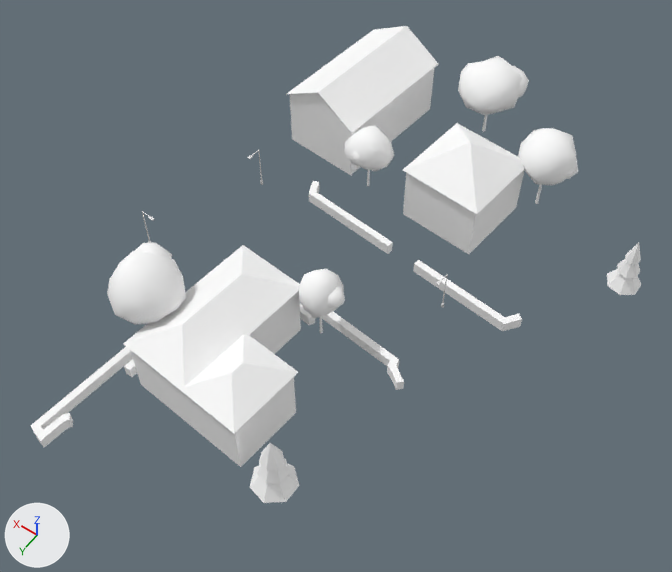
Before and after pictures for a commit that changed the glTF model cities/arlov-borggatan/pack/tiles/c-11_6.glb.
Both versions are drawn from a 50 mm camera at (-666.4, 445.7, 85.5) aimed at (-629.7, 394.3, 4.7). Lighting does not change. The marker at lower left points along +X, +Y and +Z. The picture after the commit comes second. Where no turn or scale is listed for an object, it has been applied to the vertices. Vertices at exactly the same position are counted once.

The first picture shows 'SM_Building_w208846718', 'SM_Building_w208846824', 'SM_Building_w208846838', 'SM_Street_Furniture_-11_6', 'SM_Trees_-11_6', 'SM_Wall_Hedge_-11_6'.
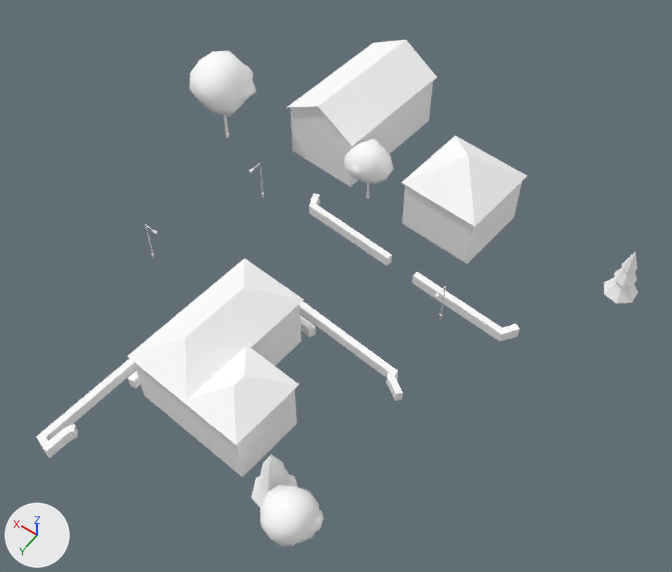
Where the change shows, as pixel boxes (x1, y1, x2, y2) in the pictures (672 x 572 px; the box of a moved part takes in the faces that stretch with it):
'SM_Building_w208846838', moved: before (123, 245, 301, 465); after (127, 258, 304, 476)
'SM_Trees_-11_6', reshaped, moved, rescaled (16% narrower, 11% taller): before (107, 56, 641, 503); after (189, 51, 638, 547)
'SM_Building_w208846718', moved: before (140, 26, 525, 467); after (144, 40, 527, 477)
'SM_Wall_Hedge_-11_6', moved: before (31, 181, 522, 447); after (36, 193, 519, 458)
'SM_Building_w208846824', moved: before (403, 170, 524, 253); after (402, 160, 522, 264)
'SM_Street_Furniture_-11_6', moved: before (142, 150, 448, 308); after (145, 163, 446, 319)
part 1 of me_sm_trees__11_6, moved or reshaped (not visible afterwards): before (320, 316, 323, 333)
part 2 of me_sm_trees__11_6, moved or reshaped (not visible before): after (224, 115, 229, 138)
part 3 of me_sm_trees__11_6, moved or reshaped: before (367, 170, 370, 186); after (366, 183, 369, 199)
part 4 of me_sm_trees__11_6, moved or reshaped: before (607, 269, 641, 295); after (604, 278, 638, 303)
part 5 of me_sm_trees__11_6, moved or reshaped: before (617, 259, 640, 278); after (614, 268, 637, 287)
part 6 of me_sm_trees__11_6, moved or reshaped: before (625, 243, 641, 264); after (622, 251, 637, 273)
part 7 of me_sm_trees__11_6, moved or reshaped: before (250, 463, 299, 503); after (251, 474, 298, 508)
part 8 of me_sm_trees__11_6, moved or reshaped: before (257, 459, 289, 483); after (258, 469, 290, 493)
part 9 of me_sm_trees__11_6, moved or reshaped: before (259, 443, 285, 470); after (261, 454, 286, 481)
part 10 of me_sm_trees__11_6, deleted: before (107, 64, 578, 324)
part 11 of me_sm_trees__11_6, cut back: before (458, 56, 520, 115); after (344, 139, 394, 184)
part 12 of me_sm_trees__11_6, added: after (260, 485, 324, 547)
part 13 of me_sm_trees__11_6, added: after (189, 51, 256, 116)

The change, as a diff of the scene's bpy script:
```diff
--- a/cities/arlov-borggatan/pack/tiles/c-11_6.glb.py
+++ b/cities/arlov-borggatan/pack/tiles/c-11_6.glb.py
@@ me_sm_trees__11_6 @@
 # used by ob_sm_trees__11_6; location = (-635.3, 387.4, 8.8); scale = (31.4, 31.4, 31.4)
-me_sm_trees__11_6.from_pydata(...)  # 762 vertices, 1326 faces; spans x -0.68..0.68, y -1.0..1.0, z -0.23..0.23
+me_sm_trees__11_6.from_pydata(...)  # 486 vertices, 822 faces; spans x -1.0..1.0, y -0.85..0.85, z -0.22..0.22
+# me_sm_trees__11_6 part 1: the loose piece of 12 vertices spanning x 0.13..0.14, y 0.36..0.37, z -0.2..-0.07 is moved by (-0.66, 0.39, 0.0)
+# me_sm_trees__11_6 part 2: the loose piece of 12 vertices spanning x 0.55..0.57, y 0.72..0.73, z -0.19..-0.01 is moved by (0.29, -1.31, -0.01)
+# me_sm_trees__11_6 part 3: the loose piece of 12 vertices spanning x 0.4..0.41, y -0.32..-0.31, z -0.21..-0.09 is moved by (-0.26, -0.34, 0.0)
+# me_sm_trees__11_6 part 4: the loose piece of 8 vertices spanning x -0.68..-0.56, y -0.5..-0.38, z -0.2..-0.08 is moved by (-0.32, -0.35, 0.02)
+# me_sm_trees__11_6 part 5: the loose piece of 8 vertices spanning x -0.66..-0.58, y -0.48..-0.4, z -0.13..-0.03 is moved by (-0.32, -0.35, 0.02)
+# me_sm_trees__11_6 part 6: the loose piece of 8 vertices spanning x -0.65..-0.59, y -0.47..-0.41, z -0.07..0.02 is moved by (-0.32, -0.35, 0.02)
+# me_sm_trees__11_6 part 7: the loose piece of 8 vertices spanning x -0.16..-0.02, y 0.85..1.0, z -0.15..-0.03 is moved by (-0.29, -0.27, 0.0)
+# me_sm_trees__11_6 part 8: the loose piece of 8 vertices spanning x -0.14..-0.05, y 0.88..0.97, z -0.08..0.04 is moved by (-0.29, -0.27, 0.0)
+# me_sm_trees__11_6 part 9: the loose piece of 8 vertices spanning x -0.13..-0.06, y 0.89..0.96, z -0.01..0.09 is moved by (-0.29, -0.27, 0.0)
+# me_sm_trees__11_6 part 10: 16 loose pieces with 612 vertices, spanning x -0.3..0.68, y -0.98..0.86, z -0.23..0.23, are deleted
+# me_sm_trees__11_6 part 11: 42 vertices removed from x 0.08..0.34, y -1.0..-0.72, z -0.07..0.12; 126 vertices added at x 0.05..0.24, y -0.74..-0.56, z -0.09..0.07
+# me_sm_trees__11_6 part 12: 126 vertices added at x -0.62..-0.44, y 0.66..0.85, z -0.07..0.11
+# me_sm_trees__11_6 part 13: 126 vertices added at x 0.71..1.0, y -0.71..-0.45, z -0.04..0.22
+# other edits to the shape of me_sm_trees__11_6 do not show in these pictures
 me_sm_trees__11_6.materials.append(mat_m_bark_wood)
@@ ob_sm_building_w208846718 @@
 ob_sm_building_w208846718 = bpy.data.objects.new('SM_Building_w208846718', me_sm_building_w208846718)
-ob_sm_building_w208846718.location = (-624.4, 388.0, 7.2)
+ob_sm_building_w208846718.location = (-624.4, 388.0, 5.2)
@@ ob_sm_building_w208846824 @@
 ob_sm_building_w208846824 = bpy.data.objects.new('SM_Building_w208846824', me_sm_building_w208846824)
-ob_sm_building_w208846824.location = (-633.8, 374.1, 5.5)
+ob_sm_building_w208846824.location = (-633.8, 374.1, 3.5)
@@ ob_sm_building_w208846838 @@
 ob_sm_building_w208846838 = bpy.data.objects.new('SM_Building_w208846838', me_sm_building_w208846838)
-ob_sm_building_w208846838.location = (-627.2, 407.9, 7.5)
+ob_sm_building_w208846838.location = (-627.2, 407.9, 5.3)
@@ ob_sm_street_furniture__11_6 @@
 ob_sm_street_furniture__11_6 = bpy.data.objects.new('SM_Street_Furniture_-11_6', me_sm_street_furniture__11_6)
-ob_sm_street_furniture__11_6.location = (-623.8, 393.1, 5.4)
+ob_sm_street_furniture__11_6.location = (-623.8, 393.1, 3.2)
@@ ob_sm_trees__11_6 @@
 ob_sm_trees__11_6 = bpy.data.objects.new('SM_Trees_-11_6', me_sm_trees__11_6)
-ob_sm_trees__11_6.location = (-635.3, 387.4, 8.8)
-ob_sm_trees__11_6.scale = (31.4, 31.4, 31.4)
+ob_sm_trees__11_6.location = (-626.9, 396.9, 6.5)
+ob_sm_trees__11_6.scale = (29.7, 29.7, 29.7)
@@ ob_sm_wall_hedge__11_6 @@
 ob_sm_wall_hedge__11_6 = bpy.data.objects.new('SM_Wall_Hedge_-11_6', me_sm_wall_hedge__11_6)
-ob_sm_wall_hedge__11_6.location = (-631.7, 404.1, 3.1)
+ob_sm_wall_hedge__11_6.location = (-631.7, 404.1, 1.0)
```
